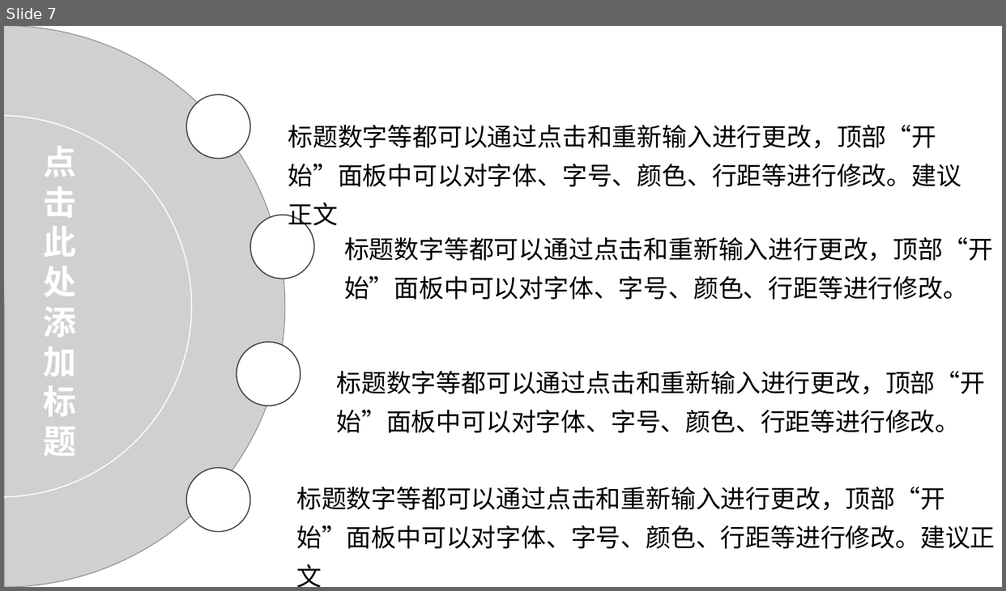
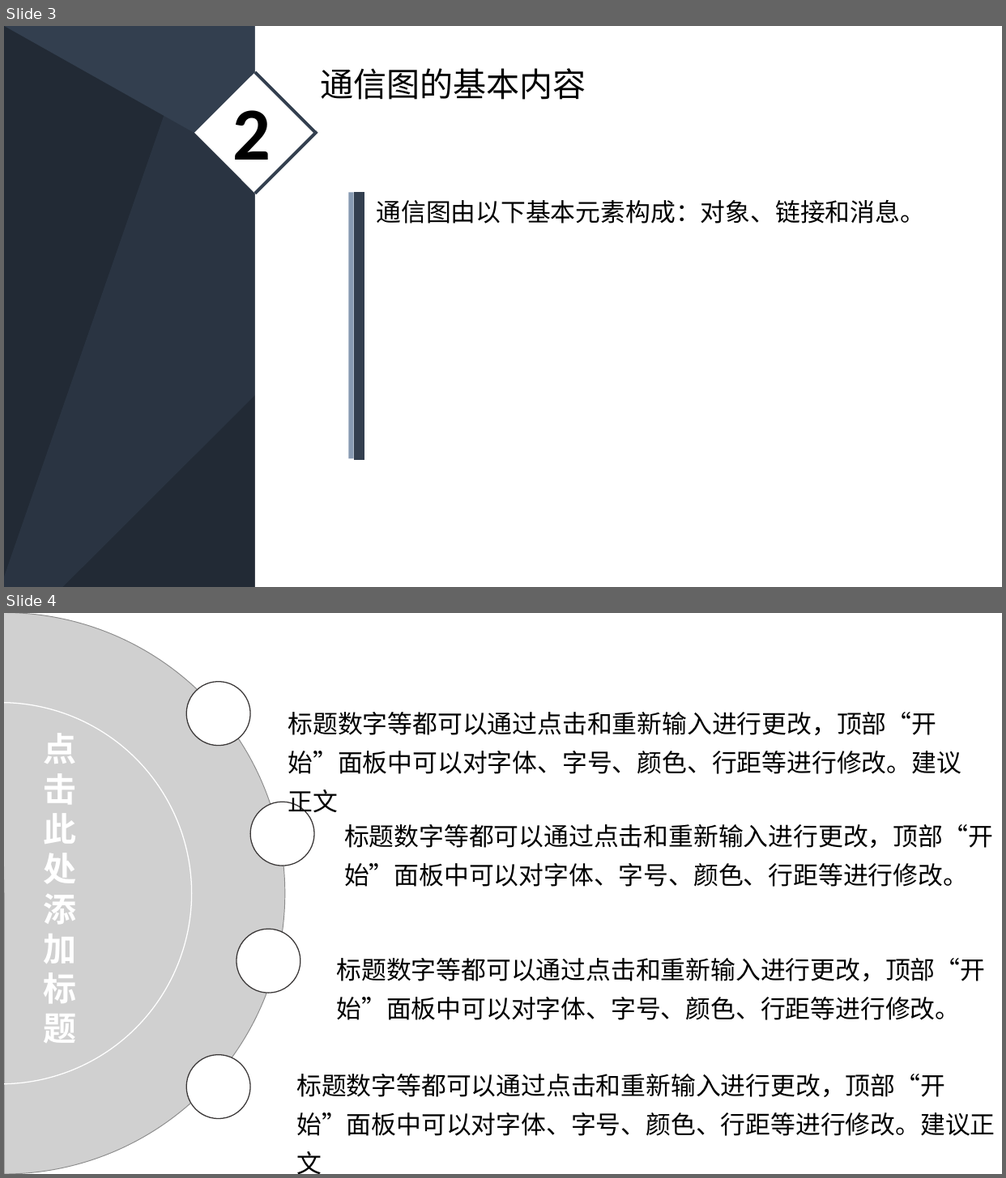
Before and after one commit to PRD2018-G03/PRD2018-G03-SoftwareEngineeringProject, a slide deck: 非受控文档/2_叶柏成/PPT/深蓝低调稳重商务PPT模板.pptx. Shown one above the other, each under a label of ours: slide 7 before the commit, slides 3 and 4 after it. The pictures are 1006x591 and 1006x1178 pixels, drawn with LibreOffice and Linux fonts; fonts in the diff are those of the drawing; grey boxes stand for pictures. Boxes give left, top, right and bottom in pixels: in the first picture for what was removed or moved away, otherwise in the second. Text is boxed around its words. In the diff, an @@ line names an element or a change of style, - is before the commit and + after.

```diff
--- a/非受控文档/2_叶柏成/PPT/深蓝低调稳重商务PPT模板.pptx
+++ b/非受控文档/2_叶柏成/PPT/深蓝低调稳重商务PPT模板.pptx
@@ slide 3 added at bbox=[4, 26, 1002, 587], background #333F50 @@
@@ triangle added at bbox=[4, 26, 1002, 587], fill #222A35 @@
@@ parallelogram added at bbox=[4, 26, 1002, 587], fill #222A35 at 50% opacity @@
@@ triangle added at bbox=[4, 26, 622, 587], fill #333F50 at 50% opacity @@
@@ rectangle added at bbox=[255, 26, 1002, 587], fill #FFFFFF @@
@@ rectangle added at bbox=[194, 72, 316, 194], fill #FFFFFF @@
@@ line added from (255, 72) to (315, 133), #333F50 3 pt @@
@@ text added at bbox=[320, 68, 586, 100], 32 pt, text #000000 @@
+通信图的基本内容
@@ text added at bbox=[233, 110, 271, 178], 72 pt, text #000000, bold @@
+2
@@ line added from (317, 131) to (255, 194), #333F50 3 pt @@
@@ line added from (351, 192) to (351, 459), #8497B0 5 pt @@
@@ line added from (359, 192) to (359, 460), #333F50 10 pt @@
@@ text added at bbox=[376, 200, 925, 224], 24 pt, text #000000 @@
+通信图由以下基本元素构成：对象、链接和消息。
@@ what was slide 7 is now slide 4 @@
```
Also in this commit, not shown: 5 other slides added, 3 slides removed.
